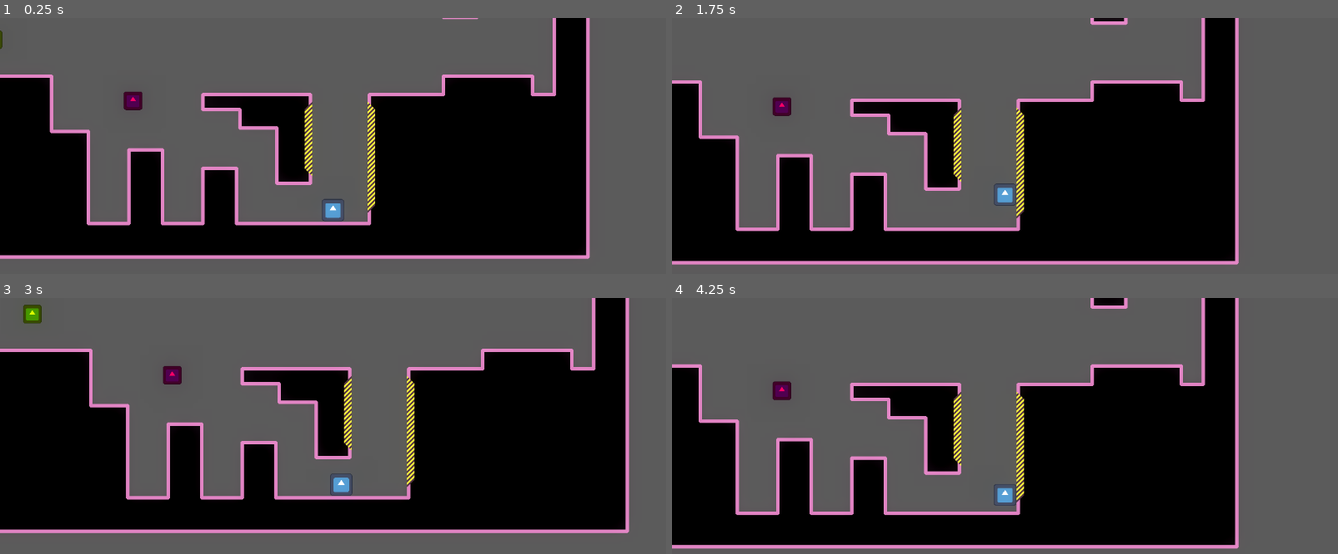
Above: before the commit, frames 1-4 (two rows, left to right).
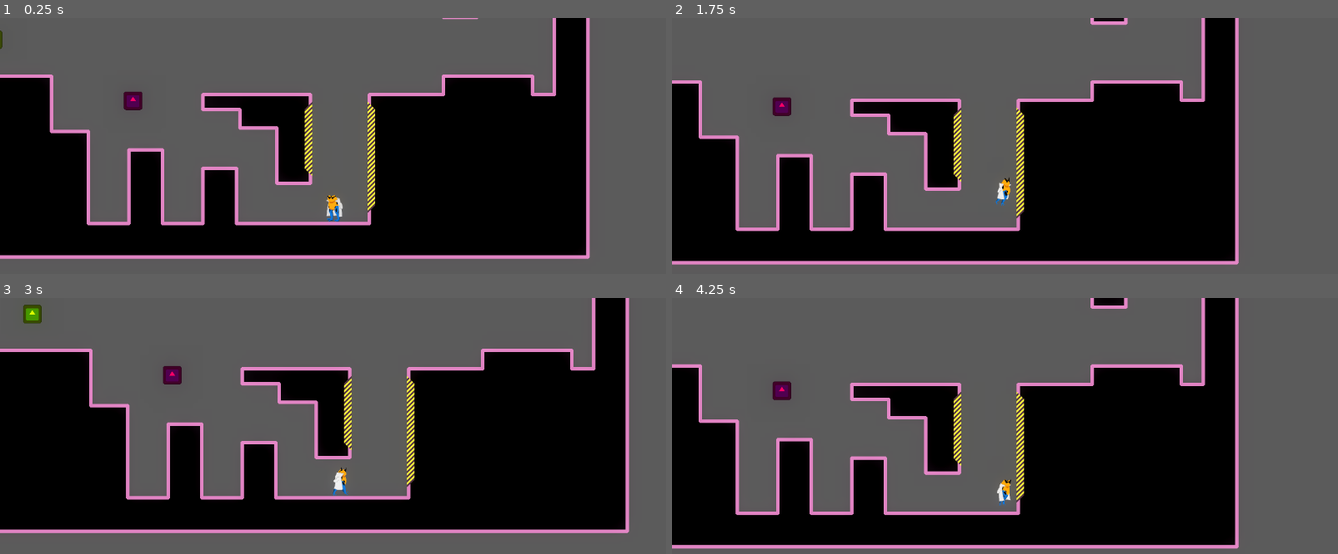
Above: after the commit, the same moments.

Repository: ninjabou/atljam-2024
Game: Godot game, scene res://root.tscn
Same seed, same stepped clock (60 frames per second), same inputs: the game is played once before the commit and once after it. The engine's default icon, where the game draws it, is replaced by a stand-in: a white triangle on a blue panel in a dark square.
Inputs:
- Up to frame 1 (0.25 s): no input
- Up to frame 2 (1.75 s): hold Right (action_right) from 0.53 s (still down); tap Z (action_jump) at 0.77, 1.52 s
- Up to frame 3 (3 s): release Right (action_right) at 2.03 s; hold Left (action_left) 2.03-2.78 s; hold Right (action_right) from 2.78 s (still down)
- Up to frame 4 (4.25 s): keep holding Right (action_right); tap Z (action_jump) at 3.02, 3.77 s

The runs differ from the first frame. In frame 1, 0.3% of the frame differs, in the area x 48-52%, y 69-80%; in frame 2, 0.3%; in frame 3, 0.3%; in frame 4, 0.3%.

Commit message:
make player animations work

Diff:
--- a/scenes/player/player.gd
+++ b/scenes/player/player.gd
@@ -20,6 +20,7 @@
 @onready var kick_left_particles: GPUParticles2D = $KickLeft/GPUParticles2D
 @onready var kick_right_particles: GPUParticles2D = $KickRight/GPUParticles2D
 @onready var kick_down_particles: GPUParticles2D = $KickDown/GPUParticles2D
+@onready var sprite: AnimatedSprite2D = $AnimatedSprite2D
 
 var state = States.IDLE
 var jump_horizontal_dir := 0.0
@@ -78,8 +79,15 @@
 		if direction:
 			state = States.RUNNING
 			velocity.x = direction * FLOOR_SPEED
+
+			if direction > 0.0:
+				sprite.flip_h = true
+			if direction < 0.0:
+				sprite.flip_h = false
+			sprite.play("walk")
 		else:
 			state = States.IDLE
+			sprite.play("idle")
 			velocity.x = move_toward(velocity.x, 0, FLOOR_SPEED)
 
 		if Input.is_action_just_pressed("action_jump") and is_on_floor():
--- a/scenes/player/player.tscn
+++ b/scenes/player/player.tscn
@@ -1,10 +1,173 @@
-[gd_scene load_steps=16 format=3 uid="uid://dn3i3pnsv8lns"]
+[gd_scene load_steps=39 format=3 uid="uid://dn3i3pnsv8lns"]
 
 [ext_resource type="Script" path="res://scenes/player/Player.gd" id="1_35fkw"]
-[ext_resource type="Texture2D" uid="uid://dgu8jk35boteg" path="res://icon.svg" id="1_k54mr"]
+[ext_resource type="Texture2D" uid="uid://cqtwwft1exyw0" path="res://scenes/player/player animations/Croak Idle.png" id="2_mds75"]
+[ext_resource type="Texture2D" uid="uid://x5bl0gk0fn5e" path="res://scenes/player/player animations/Croak Fair Spritesheet.png" id="3_q4pja"]
+[ext_resource type="Texture2D" uid="uid://d4mebqfav0qyj" path="res://scenes/player/player animations/Croak Walk Spritesheet.png" id="4_2tuip"]
 
 [sub_resource type="CircleShape2D" id="CircleShape2D_id5qm"]
 radius = 20.0
+
+[sub_resource type="AtlasTexture" id="AtlasTexture_fb3jf"]
+atlas = ExtResource("3_q4pja")
+region = Rect2(0, 0, 256, 256)
+
+[sub_resource type="AtlasTexture" id="AtlasTexture_vfnbx"]
+atlas = ExtResource("3_q4pja")
+region = Rect2(256, 0, 256, 256)
+
+[sub_resource type="AtlasTexture" id="AtlasTexture_al437"]
+atlas = ExtResource("3_q4pja")
+region = Rect2(512, 0, 256, 256)
+
+[sub_resource type="AtlasTexture" id="AtlasTexture_867iu"]
+atlas = ExtResource("3_q4pja")
+region = Rect2(768, 0, 256, 256)
+
+[sub_resource type="AtlasTexture" id="AtlasTexture_k720r"]
+atlas = ExtResource("3_q4pja")
+region = Rect2(0, 256, 256, 256)
+
+[sub_resource type="AtlasTexture" id="AtlasTexture_yjlyo"]
+atlas = ExtResource("3_q4pja")
+region = Rect2(256, 256, 256, 256)
+
+[sub_resource type="AtlasTexture" id="AtlasTexture_08id5"]
+atlas = ExtResource("3_q4pja")
+region = Rect2(512, 256, 256, 256)
+
+[sub_resource type="AtlasTexture" id="AtlasTexture_6q0hd"]
+atlas = ExtResource("4_2tuip")
+region = Rect2(0, 0, 256, 256)
+
+[sub_resource type="AtlasTexture" id="AtlasTexture_2ebjd"]
+atlas = ExtResource("4_2tuip")
+region = Rect2(256, 0, 256, 256)
+
+[sub_resource type="AtlasTexture" id="AtlasTexture_8bpek"]
+atlas = ExtResource("4_2tuip")
+region = Rect2(512, 0, 256, 256)
+
+[sub_resource type="AtlasTexture" id="AtlasTexture_g7mkj"]
+atlas = ExtResource("4_2tuip")
+region = Rect2(768, 0, 256, 256)
+
+[sub_resource type="AtlasTexture" id="AtlasTexture_egdn8"]
+atlas = ExtResource("4_2tuip")
+region = Rect2(0, 256, 256, 256)
+
+[sub_resource type="AtlasTexture" id="AtlasTexture_6hgyd"]
+atlas = ExtResource("4_2tuip")
+region = Rect2(256, 256, 256, 256)
+
+[sub_resource type="AtlasTexture" id="AtlasTexture_31wl8"]
+atlas = ExtResource("4_2tuip")
+region = Rect2(512, 256, 256, 256)
+
+[sub_resource type="AtlasTexture" id="AtlasTexture_gqs3q"]
+atlas = ExtResource("4_2tuip")
+region = Rect2(768, 256, 256, 256)
+
+[sub_resource type="AtlasTexture" id="AtlasTexture_kqsq8"]
+atlas = ExtResource("4_2tuip")
+region = Rect2(0, 512, 256, 256)
+
+[sub_resource type="AtlasTexture" id="AtlasTexture_kscyq"]
+atlas = ExtResource("4_2tuip")
+region = Rect2(256, 512, 256, 256)
+
+[sub_resource type="AtlasTexture" id="AtlasTexture_3scad"]
+atlas = ExtResource("4_2tuip")
+region = Rect2(512, 512, 256, 256)
+
+[sub_resource type="AtlasTexture" id="AtlasTexture_530ry"]
+atlas = ExtResource("4_2tuip")
+region = Rect2(768, 512, 256, 256)
+
+[sub_resource type="AtlasTexture" id="AtlasTexture_ai68r"]
+atlas = ExtResource("4_2tuip")
+region = Rect2(0, 768, 256, 256)
+
+[sub_resource type="SpriteFrames" id="SpriteFrames_p4ahn"]
+animations = [{
+"frames": [{
+"duration": 1.0,
+"texture": ExtResource("2_mds75")
+}],
+"loop": true,
+"name": &"idle",
+"speed": 5.0
+}, {
+"frames": [{
+"duration": 1.0,
+"texture": SubResource("AtlasTexture_fb3jf")
+}, {
+"duration": 1.0,
+"texture": SubResource("AtlasTexture_vfnbx")
+}, {
+"duration": 1.0,
+"texture": SubResource("AtlasTexture_al437")
+}, {
+"duration": 1.0,
+"texture": SubResource("AtlasTexture_867iu")
+}, {
+"duration": 1.0,
+"texture": SubResource("AtlasTexture_k720r")
+}, {
+"duration": 1.0,
+"texture": SubResource("AtlasTexture_yjlyo")
+}, {
+"duration": 1.0,
+"texture": SubResource("AtlasTexture_08id5")
+}],
+"loop": false,
+"name": &"side_kick",
+"speed": 18.0
+}, {
+"frames": [{
+"duration": 1.0,
+"texture": SubResource("AtlasTexture_6q0hd")
+}, {
+"duration": 1.0,
+"texture": SubResource("AtlasTexture_2ebjd")
+}, {
+"duration": 1.0,
+"texture": SubResource("AtlasTexture_8bpek")
+}, {
+"duration": 1.0,
+"texture": SubResource("AtlasTexture_g7mkj")
+}, {
+"duration": 1.0,
+"texture": SubResource("AtlasTexture_egdn8")
+}, {
+"duration": 1.0,
+"texture": SubResource("AtlasTexture_6hgyd")
+}, {
+"duration": 1.0,
+"texture": SubResource("AtlasTexture_31wl8")
+}, {
+"duration": 1.0,
+"texture": SubResource("AtlasTexture_gqs3q")
+}, {
+"duration": 1.0,
+"texture": SubResource("AtlasTexture_kqsq8")
+}, {
+"duration": 1.0,
+"texture": SubResource("AtlasTexture_kscyq")
+}, {
+"duration": 1.0,
+"texture": SubResource("AtlasTexture_3scad")
+}, {
+"duration": 1.0,
+"texture": SubResource("AtlasTexture_530ry")
+}, {
+"duration": 1.0,
+"texture": SubResource("AtlasTexture_ai68r")
+}],
+"loop": true,
+"name": &"walk",
+"speed": 18.0
+}]
 
 [sub_resource type="RectangleShape2D" id="RectangleShape2D_3mty7"]
 size = Vector2(40, 30)
@@ -97,6 +260,18 @@
 "update": 1,
 "values": [false]
 }
+tracks/4/type = "value"
+tracks/4/imported = false
+tracks/4/enabled = true
+tracks/4/path = NodePath("AnimatedSprite2D:flip_h")
+tracks/4/interp = 1
+tracks/4/loop_wrap = true
+tracks/4/keys = {
+"times": PackedFloat32Array(0),
+"transitions": PackedFloat32Array(1),
+"update": 1,
+"values": [false]
+}
 
 [sub_resource type="Animation" id="Animation_5f1ld"]
 resource_name = "kick_down"
@@ -136,7 +311,7 @@
 tracks/0/interp = 1
 tracks/0/loop_wrap = true
 tracks/0/keys = {
-"times": PackedFloat32Array(0, 0.4),
+"times": PackedFloat32Array(0.0666667, 0.4),
 "transitions": PackedFloat32Array(1, 1),
 "update": 1,
 "values": [true, false]
@@ -148,10 +323,36 @@
 tracks/1/interp = 0
 tracks/1/loop_wrap = true
 tracks/1/keys = {
-"times": PackedFloat32Array(0, 0.4),
+"times": PackedFloat32Array(0.0666667, 0.4),
 "transitions": PackedFloat32Array(1, 1),
 "update": 1,
 "values": [0, 3]
+}
+tracks/2/type = "method"
+tracks/2/imported = false
+tracks/2/enabled = true
+tracks/2/path = NodePath("AnimatedSprite2D")
+tracks/2/interp = 1
+tracks/2/loop_wrap = true
+tracks/2/keys = {
+"times": PackedFloat32Array(0),
+"transitions": PackedFloat32Array(1),
+"values": [{
+"args": [&"side_kick", 1.0, false],
+"method": &"play"
+}]
+}
+tracks/3/type = "value"
+tracks/3/imported = false
+tracks/3/enabled = true
+tracks/3/path = NodePath("AnimatedSprite2D:flip_h")
+tracks/3/interp = 1
+tracks/3/loop_wrap = true
+tracks/3/keys = {
+"times": PackedFloat32Array(0),
+"transitions": PackedFloat32Array(1),
+"update": 1,
+"values": [false]
 }
 
 [sub_resource type="Animation" id="Animation_8b0ra"]
@@ -164,7 +365,7 @@
 tracks/0/interp = 1
 tracks/0/loop_wrap = true
 tracks/0/keys = {
-"times": PackedFloat32Array(0, 0.4),
+"times": PackedFloat32Array(0.0666667, 0.4),
 "transitions": PackedFloat32Array(1, 1),
 "update": 1,
 "values": [true, false]
@@ -176,10 +377,36 @@
 tracks/1/interp = 0
 tracks/1/loop_wrap = true
 tracks/1/keys = {
-"times": PackedFloat32Array(0, 0.4),
+"times": PackedFloat32Array(0.0666667, 0.4),
 "transitions": PackedFloat32Array(1, 1),
 "update": 1,
 "values": [2, 3]
+}
+tracks/2/type = "method"
+tracks/2/imported = false
+tracks/2/enabled = true
+tracks/2/path = NodePath("AnimatedSprite2D")
+tracks/2/interp = 1
+tracks/2/loop_wrap = true
+tracks/2/keys = {
+"times": PackedFloat32Array(0),
+"transitions": PackedFloat32Array(1),
+"values": [{
+"args": [&"side_kick", 1.0, false],
+"method": &"play"
+}]
+}
+tracks/3/type = "value"
+tracks/3/imported = false
+tracks/3/enabled = true
+tracks/3/path = NodePath("AnimatedSprite2D:flip_h")
+tracks/3/interp = 1
+tracks/3/loop_wrap = true
+tracks/3/keys = {
+"times": PackedFloat32Array(0),
+"transitions": PackedFloat32Array(1),
+"update": 1,
+"values": [true]
 }
 
 [sub_resource type="AnimationLibrary" id="AnimationLibrary_02wkl"]
@@ -197,9 +424,11 @@
 [node name="CollisionShape2D" type="CollisionShape2D" parent="."]
 shape = SubResource("CircleShape2D_id5qm")
 
-[node name="AnimatedSprite2D" type="Sprite2D" parent="."]
+[node name="AnimatedSprite2D" type="AnimatedSprite2D" parent="."]
+position = Vector2(0, -17)
 scale = Vector2(0.3, 0.3)
-texture = ExtResource("1_k54mr")
+sprite_frames = SubResource("SpriteFrames_p4ahn")
+animation = &"idle"
 
 [node name="KickRight" type="Area2D" parent="."]
 collision_layer = 2
Not shown, added: scenes/player/player animations/Croak Jump.png.import
